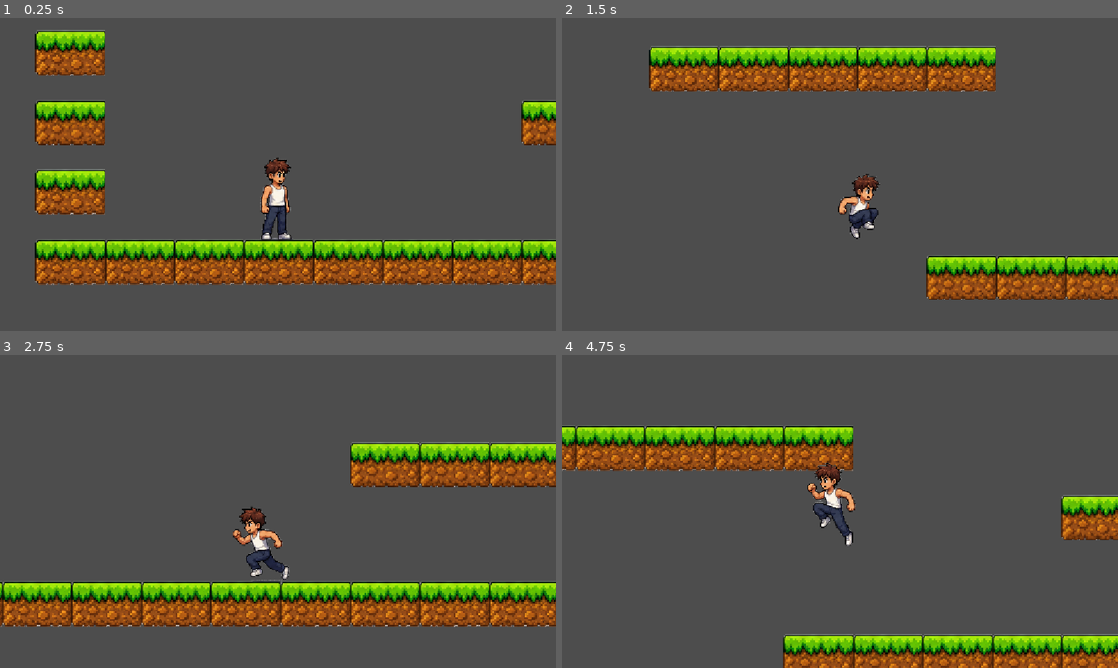
Above: before the commit, frames 1-4 (two rows, left to right).
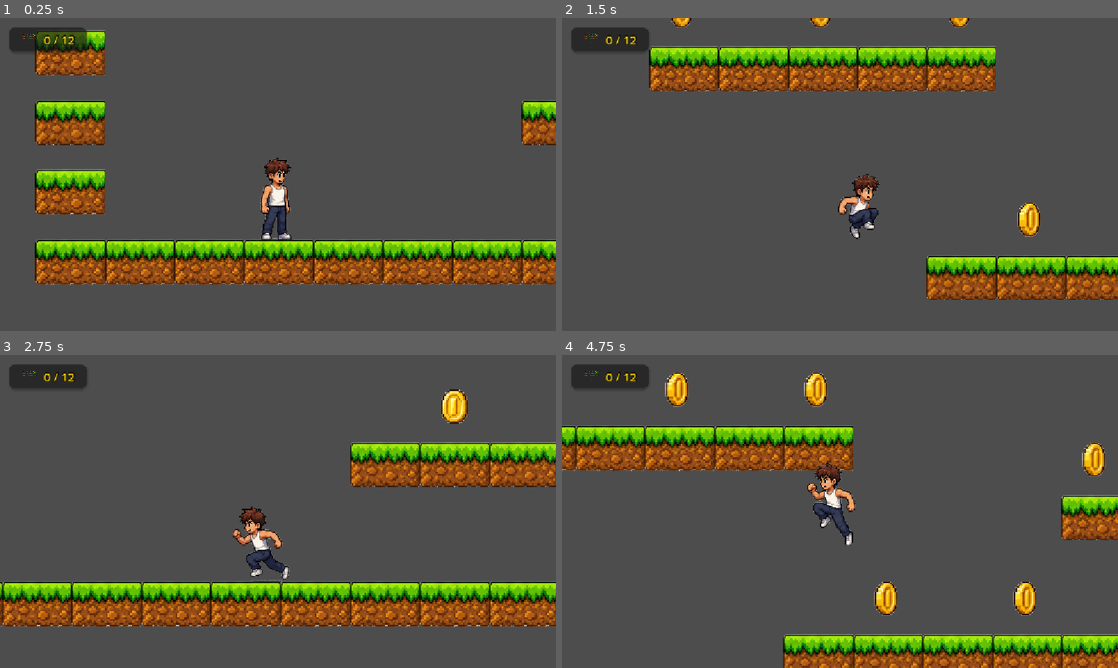
Above: after the commit, the same moments.

Repository: Antony-hash512/game-mashine
Game: Godot game, scene res://level.tscn
Two runs of this game, one before a commit and one after it. Both use one fixed random seed, a clock stepped at 60 frames per second and the inputs below. Sound files missing from this copy of the repository are replaced by a short silence.
Inputs:
- Up to frame 1 (0.25 s): no input
- Up to frame 2 (1.5 s): hold Right (move_right) from 0.53 s (still down); tap Space (jump) at 0.77 s
- Up to frame 3 (2.75 s): tap Space (jump) at 1.52 s; release Right (move_right) at 2.03 s; hold Left (move_left) from 2.03 s (still down)
- Up to frame 4 (4.75 s): release Left (move_left) at 2.78 s; hold Right (move_right) 2.78-4.28 s; tap Space (jump) at 3.02, 3.77, 4.52 s; hold Left (move_left) from 4.28 s (still down)

The runs differ from the first frame. In frame 1, 1.0% of the frame differs, in the area x 1-16%, y 3-12%; in frame 2, 1.7%; in frame 3, 1.5%; in frame 4, 2.9%, in the area x 1-98%, y 3-84%.

Commit message:
feat: implement collectible coin system with HUD display and level integration

Diff:
--- /dev/null
+++ b/coin.gd
@@ -0,0 +1,130 @@
+extends Area2D
+
+signal collected
+
+@onready var sprite: Sprite2D = $Sprite2D
+@onready var collision_shape: CollisionShape2D = $CollisionShape2D
+@onready var audio_player: AudioStreamPlayer2D = $AudioStreamPlayer2D
+
+var sprite_config: Dictionary = {}
+var current_action: String = ""
+var _texture_cache: Dictionary = {}
+
+var anim_timer: float = 0.0
+var anim_frame_index: int = 0
+var is_collected: bool = false
+
+func _ready() -> void:
+	load_sprite_config()
+	# Start with rotation animation
+	play_action("rotation", 0.0)
+	body_entered.connect(_on_body_entered)
+
+func load_sprite_config() -> void:
+	var path = "res://sprites.json"
+	if FileAccess.file_exists(path):
+		var file = FileAccess.open(path, FileAccess.READ)
+		if file:
+			var json_text = file.get_as_text()
+			file.close()
+			var parsed = JSON.parse_string(json_text)
+			if parsed is Dictionary and parsed.has("coin"):
+				sprite_config = parsed["coin"]
+			else:
+				push_error("Неверный формат sprites.json")
+		else:
+			push_error("Не удалось открыть sprites.json")
+	else:
+		push_error("Файл sprites.json не найден")
+
+func get_texture(file_name: String) -> Texture2D:
+	if not _texture_cache.has(file_name):
+		var path = "res://assets/images/" + file_name
+		if ResourceLoader.exists(path):
+			_texture_cache[file_name] = load(path)
+		else:
+			push_error("Текстура не найдена: " + path)
+			_texture_cache[file_name] = null
+	return _texture_cache[file_name]
+
+func _process(delta: float) -> void:
+	if is_collected:
+		play_action("explosion", delta)
+	else:
+		play_action("rotation", delta)
+
+func play_action(action_name: String, delta: float) -> void:
+	if not sprite_config.has(action_name):
+		return
+
+	var action_data: Dictionary = sprite_config[action_name]
+
+	if current_action != action_name:
+		current_action = action_name
+		anim_timer = 0.0
+		anim_frame_index = 0
+
+	var file_name: String = action_data.get("file", "")
+	if file_name != "":
+		var tex = get_texture(file_name)
+		if tex and sprite.texture != tex:
+			sprite.texture = tex
+
+	sprite.region_enabled = true
+	sprite.hframes = 1
+	sprite.vframes = 1
+	sprite.frame = 0
+
+	var frames: Array = action_data.get("frames", [])
+	if frames.is_empty():
+		return
+
+	var spf = action_data.get("spf")
+	var frame_delay: float = 0.12 # Default spf
+	if spf != null:
+		frame_delay = float(spf)
+
+	anim_timer += delta
+	if anim_timer >= frame_delay:
+		anim_timer = 0.0
+		anim_frame_index += 1
+		if is_collected and anim_frame_index >= frames.size():
+			sprite.visible = false
+			if not audio_player.playing:
+				queue_free()
+
+	var current_frame_idx = anim_frame_index
+	if not is_collected:
+		current_frame_idx = anim_frame_index % frames.size()
+	else:
+		current_frame_idx = min(anim_frame_index, frames.size() - 1)
+
+	var rect_arr = frames[current_frame_idx]
+	if rect_arr is Array and rect_arr.size() == 4:
+		sprite.region_rect = Rect2(rect_arr[0], rect_arr[1], rect_arr[2], rect_arr[3])
+
+func _on_body_entered(body: Node2D) -> void:
+	if is_collected:
+		return
+
+	# Check if the body is the player
+	if body.name == "Player" or body.has_method("load_sprite_config"):
+		is_collected = true
+		collision_shape.set_deferred("disabled", true)
+
+		# Play audio
+		if audio_player:
+			audio_player.play()
+
+		# Notify level/HUD
+		collected.emit()
+		var level = get_tree().current_scene
+		if level and level.has_method("collect_coin"):
+			level.collect_coin()
+
+		# Safety check/cleanup on audio finish
+		if audio_player:
+			audio_player.finished.connect(func():
+				if not sprite.visible or anim_frame_index >= sprite_config.get("explosion", {}).get("frames", []).size():
+					queue_free()
+			)
--- /dev/null
+++ b/coin.tscn
@@ -0,0 +1,23 @@
+[gd_scene load_steps=5 format=3]
+
+[ext_resource type="Script" path="res://coin.gd" id="1_script"]
+[ext_resource type="Texture2D" path="res://assets/images/tileset_grass.png" id="2_texture"]
+[ext_resource type="AudioStream" path="res://assets/audio/sounds/sfx_coin_16bit_quality_01.wav" id="3_sound"]
+
+[sub_resource type="CircleShape2D" id="CircleShape2D_coin"]
+radius = 45.0
+
+[node name="Coin" type="Area2D"]
+script = ExtResource("1_script")
+
+[node name="Sprite2D" type="Sprite2D" parent="."]
+texture = ExtResource("2_texture")
+region_enabled = true
+region_rect = Rect2(0, 720, 180, 180)
+
+[node name="CollisionShape2D" type="CollisionShape2D" parent="."]
+shape = SubResource("CircleShape2D_coin")
+
+[node name="AudioStreamPlayer2D" type="AudioStreamPlayer2D" parent="."]
+stream = ExtResource("3_sound")
+volume_db = -6.0
--- /dev/null
+++ b/hud.gd
@@ -0,0 +1,11 @@
+extends CanvasLayer
+
+@onready var coin_label: Label = $MarginContainer/PanelContainer/HBoxContainer/CoinLabel
+
+func _ready() -> void:
+	# Initial clear state, will be updated by Level
+	update_coins(0, 0)
+
+func update_coins(collected: int, total: int) -> void:
+	if coin_label:
+		coin_label.text = "%d / %d" % [collected, total]
--- /dev/null
+++ b/hud.tscn
@@ -0,0 +1,52 @@
+[gd_scene load_steps=4 format=3]
+
+[ext_resource type="Script" path="res://hud.gd" id="1_script"]
+[ext_resource type="Texture2D" path="res://assets/images/tileset_grass.png" id="2_texture"]
+
+[sub_resource type="StyleBoxFlat" id="StyleBoxFlat_hud"]
+bg_color = Color(0.0980392, 0.0980392, 0.0980392, 0.588235)
+corner_radius_top_left = 12
+corner_radius_top_right = 12
+corner_radius_bottom_right = 12
+corner_radius_bottom_left = 12
+shadow_color = Color(0, 0, 0, 0.196078)
+shadow_size = 4
+shadow_offset = Vector2(0, 2)
+
+[node name="HUD" type="CanvasLayer"]
+script = ExtResource("1_script")
+
+[node name="MarginContainer" type="MarginContainer" parent="."]
+offset_right = 180.0
+offset_bottom = 70.0
+theme_override_constants/margin_left = 20
+theme_override_constants/margin_top = 20
+
+[node name="PanelContainer" type="PanelContainer" parent="MarginContainer"]
+custom_minimum_size = Vector2(140, 50)
+layout_mode = 2
+theme_override_styles/panel = SubResource("StyleBoxFlat_hud")
+
+[node name="HBoxContainer" type="HBoxContainer" parent="MarginContainer/PanelContainer"]
+layout_mode = 2
+theme_override_constants/separation = 12
+alignment = 1
+
+[node name="CoinIcon" type="TextureRect" parent="MarginContainer/PanelContainer/HBoxContainer"]
+custom_minimum_size = Vector2(32, 32)
+layout_mode = 2
+texture = ExtResource("2_texture")
+expand_mode = 1
+stretch_mode = 5
+region_enabled = true
+region_rect = Rect2(0, 720, 180, 180)
+
+[node name="CoinLabel" type="Label" parent="MarginContainer/PanelContainer/HBoxContainer"]
+layout_mode = 2
+theme_override_colors/font_color = Color(1, 0.843137, 0, 1)
+theme_override_colors/font_outline_color = Color(0.0666667, 0.0666667, 0.0666667, 1)
+theme_override_constants/outline_size = 8
+theme_override_font_sizes/font_size = 24
+text = "0 / 0"
+horizontal_alignment = 1
+vertical_alignment = 1
--- a/level.gd
+++ b/level.gd
@@ -10,6 +10,11 @@
 var map_cols: int = 0
 var map_rows: int = 0
 
+# Переменные для монет и HUD
+var collected_coins: int = 0
+var total_coins: int = 0
+var hud: CanvasLayer = null
+
 @onready var tile_map_layer: TileMapLayer = $TileMapLayer
 @onready var music_player: AudioStreamPlayer = $MusicPlayer
 
@@ -20,7 +25,10 @@
 	# 2. Загрузка и парсинг уровня
 	load_level()
 
-	# 3. Запуск фоновой музыки
+	# 3. Инициализация HUD
+	setup_hud()
+
+	# 4. Запуск фоновой музыки
 	if music_player:
 		music_player.play()
 		# Автоматически зацикливаем музыку при завершении
@@ -133,6 +141,10 @@
 
 	var player_spawn_pos = Vector2.ZERO
 	var has_player = false
+
+	# Сбрасываем счетчики монет при парсинге уровня
+	collected_coins = 0
+	total_coins = 0
 
 	# Заполняем сетку
 	for y in range(map_rows):
@@ -149,6 +161,9 @@
 					# Точка спавна игрока (центр ячейки)
 					player_spawn_pos = Vector2(x * TILE_SIZE + TILE_SIZE / 2.0, y * TILE_SIZE + TILE_SIZE / 2.0)
 					has_player = true
+				'o':
+					# Спавн монеты
+					spawn_coin(Vector2(x * TILE_SIZE + TILE_SIZE / 2.0, y * TILE_SIZE + TILE_SIZE / 2.0))
 
 	# Создаем игрока и ставим его на позицию спавна
 	if has_player:
@@ -171,6 +186,30 @@
 		add_child(player)
 	else:
 		push_error("Не удалось загрузить player.tscn!")
+
+func spawn_coin(pos: Vector2) -> void:
+	var coin_scene = load("res://coin.tscn")
+	if coin_scene:
+		var coin = coin_scene.instantiate()
+		coin.global_position = pos
+		add_child(coin)
+		total_coins += 1
+	else:
+		push_error("Не удалось загрузить coin.tscn!")
+
+func setup_hud() -> void:
+	var hud_scene = load("res://hud.tscn")
+	if hud_scene:
+		hud = hud_scene.instantiate()
+		add_child(hud)
+		hud.update_coins(collected_coins, total_coins)
+	else:
+		push_error("Не удалось загрузить hud.tscn!")
+
+func collect_coin() -> void:
+	collected_coins += 1
+	if hud:
+		hud.update_coins(collected_coins, total_coins)
 
 func _physics_process(_delta: float) -> void:
 	# Реализация бесшовного зацикливания (wrapping) слева и справа
Not shown, added: coin.gd.uid
Not shown, added: hud.gd.uid
Not shown, changed: level_test.txt
Not shown, changed: TODO.md
